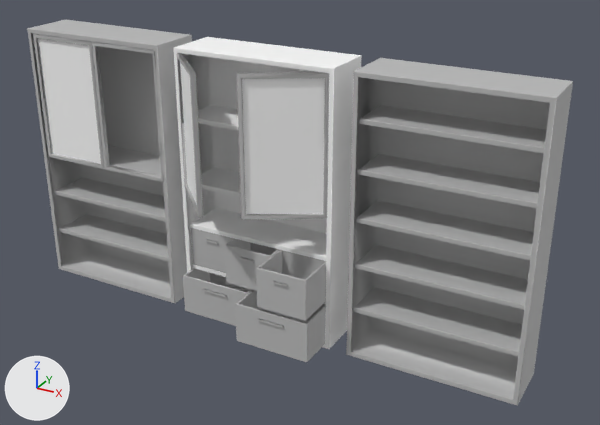
What one commit did to the FBX model Content/Import/shelf/Import/shelf.fbx.
Before and after are seen from a 50 mm camera at (2.11, -3.49, 2.42) aimed at (0.22, -0.05, 0.7). The axes (+X, +Y, +Z) are drawn at lower left. The lights are the same throughout. Where no turn or scale is listed for an object, it has been applied to the vertices.

Names of what the first picture shows: 'shelves:Box01', 'shelves:Box02', 'shelves:Box03', 'shelves:Box04', 'shelves:Box05', 'shelves:Shelve02', 'shelves:Shelve04', 'shelves:Shelve1', 'shelves:door'.
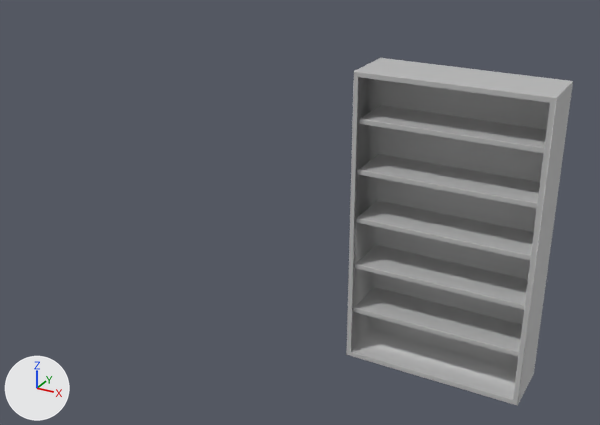
What differs and where, as boxes (x1, y1, x2, y2) in the pictures (600 x 425 px):
'shelves:Shelve04', deleted
    before: (27, 20, 192, 303)
    faces in mat_lambert1 (grey #bcbcbc): (27, 20, 192, 303)
    faces in mat_st_gold (its picture is missing): (38, 38, 101, 164)
    faces in mat_lambert2 (grey #bcbcbc): (33, 34, 164, 182)
'shelves:Shelve1', deleted
    before: (173, 37, 362, 349)
'shelves:door', deleted
    before: (177, 53, 329, 219)
    faces in mat_mirror (its picture is missing): (180, 62, 325, 214)
    faces in mat_lambert2 (grey #bcbcbc): (177, 53, 329, 219)
'shelves:Box05', deleted
    before: (256, 250, 326, 321)
'shelves:Box02', deleted
    before: (235, 290, 326, 362)
'shelves:Box01', deleted
    before: (183, 268, 252, 326)
'shelves:Box04', deleted
    before: (225, 239, 279, 291)
'shelves:Box03', deleted
    before: (191, 228, 234, 273)

The change, as a diff of the scene's bpy script:
```diff
--- a/Content/Import/shelf/Import/shelf.fbx.py
+++ b/Content/Import/shelf/Import/shelf.fbx.py
@@ ob_shelves_box05 @@
-ob_shelves_box05 = bpy.data.objects.new('shelves:Box05', me_mesh_006)
-ob_shelves_box05.location = (0.0, 0.0, 0.0)
@@ ob_shelves_box04 @@
-ob_shelves_box04 = bpy.data.objects.new('shelves:Box04', me_mesh_005)
-ob_shelves_box04.location = (0.0, 0.0, 0.0)
@@ ob_shelves_shelve1 @@
-ob_shelves_shelve1 = bpy.data.objects.new('shelves:Shelve1', me_mesh)
-ob_shelves_shelve1.location = (0.0, 0.0, 0.0)
@@ ob_shelves_box02 @@
-ob_shelves_box02 = bpy.data.objects.new('shelves:Box02', me_mesh_002)
-ob_shelves_box02.location = (0.0, 0.0, 0.0)
@@ ob_shelves_box03 @@
-ob_shelves_box03 = bpy.data.objects.new('shelves:Box03', me_mesh_004)
-ob_shelves_box03.location = (0.0, 0.0, 0.0)
@@ ob_shelves_door @@
-ob_shelves_door = bpy.data.objects.new('shelves:door', me_mesh_001)
-ob_shelves_door.location = (0.0, 0.0, 0.0)
@@ ob_shelves_shelve04 @@
-ob_shelves_shelve04 = bpy.data.objects.new('shelves:Shelve04', me_mesh_008)
-ob_shelves_shelve04.location = (-1.001, 0.0, 0.75)
@@ ob_shelves_box01 @@
-ob_shelves_box01 = bpy.data.objects.new('shelves:Box01', me_mesh_003)
-ob_shelves_box01.location = (0.0, 0.0, 0.0)
```
